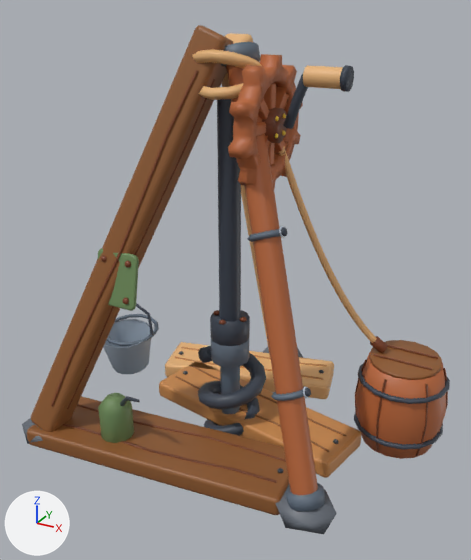
The FBX model store-assets/buildings/IceDrill/fbx/IceDrill_T1.fbx as it was, and as the next commit left it.
The view is the same before and after, from a 50 mm lens placed at (3.93, -6.67, 5.61), pointed at (0.17, 0.17, 2.19). Every picture has the same lights, and +X, +Y and +Z are marked at lower left. The older version comes first. Vertices at exactly the same position are counted once.

The older version as bpy lines, for what is in view:
```python
ob_icedrillt1bita = bpy.data.objects.new('IceDrillT1BitA', me_icedrillt1bita_001)
ob_icedrillt1bita.location = (0.0, 0.0, 0.0)
ob_icedrillt1junk = bpy.data.objects.new('IceDrillT1Junk', me_icedrillt1junk_001)
ob_icedrillt1junk.location = (0.0, 0.0, 0.0)
ob_icedrillt1legs = bpy.data.objects.new('IceDrillT1Legs', me_icedrillt1legs_001)
ob_icedrillt1legs.location = (0.0, 0.0, 0.0)
ob_icedrillt1planks = bpy.data.objects.new('IceDrillT1Planks', me_icedrillt1planks_001)
ob_icedrillt1planks.location = (0.0, 0.0, 0.0)
ob_icedrillt1wheel = bpy.data.objects.new('IceDrillT1Wheel', me_icedrillt1wheel_001)
ob_icedrillt1wheel.location = (0.0, 0.0, 0.0)
```
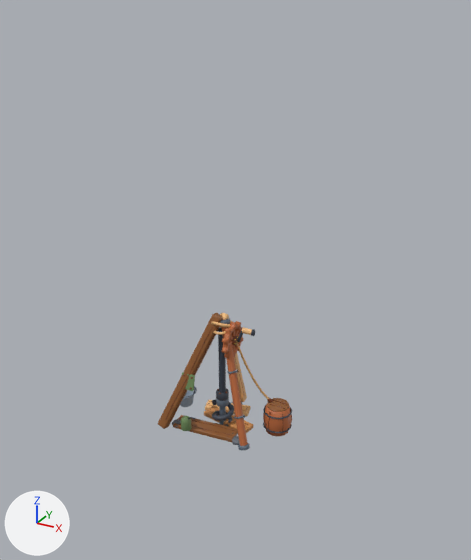
Where the newer file only moved an object's origin or applied its transform, the numbers keep the older frame.

Changed parts and their boxes (x1, y1, x2, y2) in the pictures (471 x 560 px):
'IceDrillT1Legs', moved, rescaled (68% narrower, 72% shorter): before (31, 25, 325, 511); after (158, 313, 250, 450)
'IceDrillT1Planks', rescaled (76% narrower, 76% shorter): before (22, 342, 361, 534); after (172, 400, 253, 445)
'IceDrillT1Junk', moved, rescaled (68% narrower, 71% shorter): before (98, 147, 450, 459); after (180, 345, 292, 436)
'IceDrillT1Wheel', moved, rescaled (72% narrower, 72% shorter): before (228, 54, 354, 189); after (221, 321, 255, 358)
'IceDrillT1BitA', moved, rescaled: before (198, 337, 266, 436); after (212, 398, 234, 427)

Patch to the scene script:
```diff
--- a/store-assets/buildings/IceDrill/fbx/IceDrill_T1.fbx.py
+++ b/store-assets/buildings/IceDrill/fbx/IceDrill_T1.fbx.py
@@ me_icedrillt1legs_001 @@
 # used by ob_icedrillt1legs; location = (0.0, 0.0, 0.0)
-me_icedrillt1legs_001.from_pydata(...)  # 933 vertices, 1076 faces; spans x -2.08..2.01, y -1.59..2.05, z 0.11..5.29
+me_icedrillt1legs_001.from_pydata(...)  # 933 vertices, 1076 faces; spans x -0.7..0.68, y -0.56..0.67, z 0.01..1.75
+# me_icedrillt1legs_001 part 1: the whole mesh is scaled about its middle by 0.336, then moved by (0.03, -0.17, -1.82)
 me_icedrillt1legs_001.materials.append(mat_buildingpalette)
@@ me_icedrillt1wheel_001 @@
 # used by ob_icedrillt1wheel; location = (0.0, 0.0, 0.0)
-me_icedrillt1wheel_001.from_pydata(...)  # 646 vertices, 700 faces; spans x 0.5..1.58, y -0.69..0.79, z 3.5..5.0
+me_icedrillt1wheel_001.from_pydata(...)  # 646 vertices, 700 faces; spans x 0.17..0.54, y -0.25..0.24, z 1.15..1.65
+# me_icedrillt1wheel_001 part 3: the whole mesh is scaled about its middle by 0.336, then moved by (-0.69, -0.05, -2.85)
 me_icedrillt1wheel_001.materials.append(mat_buildingpalette)
@@ me_icedrillt1bita_001 @@
 # used by ob_icedrillt1bita; location = (0.0, 0.0, 0.0)
-me_icedrillt1bita_001.from_pydata(...)  # 292 vertices, 322 faces; spans x -0.38..0.64, y -0.41..0.55, z -0.6..1.4
+me_icedrillt1bita_001.from_pydata(...)  # 292 vertices, 322 faces; spans x -0.12..0.22, y -0.16..0.16, z -0.23..0.44
+# me_icedrillt1bita_001 part 2: the whole mesh is scaled about its middle by 0.336, then moved by (-0.08, -0.07, -0.29)
 me_icedrillt1bita_001.materials.append(mat_buildingpalette)
@@ me_icedrillt1junk_001 @@
 # used by ob_icedrillt1junk; location = (0.0, 0.0, 0.0)
-me_icedrillt1junk_001.from_pydata(...)  # 888 vertices, 962 faces; spans x -2.55..2.9, y -1.37..1.5, z -0.04..4.72
+me_icedrillt1junk_001.from_pydata(...)  # 888 vertices, 962 faces; spans x -0.85..0.98, y -0.48..0.48, z -0.04..1.56
+# me_icedrillt1junk_001 part 4: the whole mesh is scaled about its middle by 0.336, then moved by (-0.11, -0.06, -1.58)
 me_icedrillt1junk_001.materials.append(mat_buildingpalette)
@@ ob_icedrillt1planks @@
 ob_icedrillt1planks.location = (0.0, 0.0, 0.0)
+ob_icedrillt1planks.scale = (0.25, 0.25, 0.25)
```
